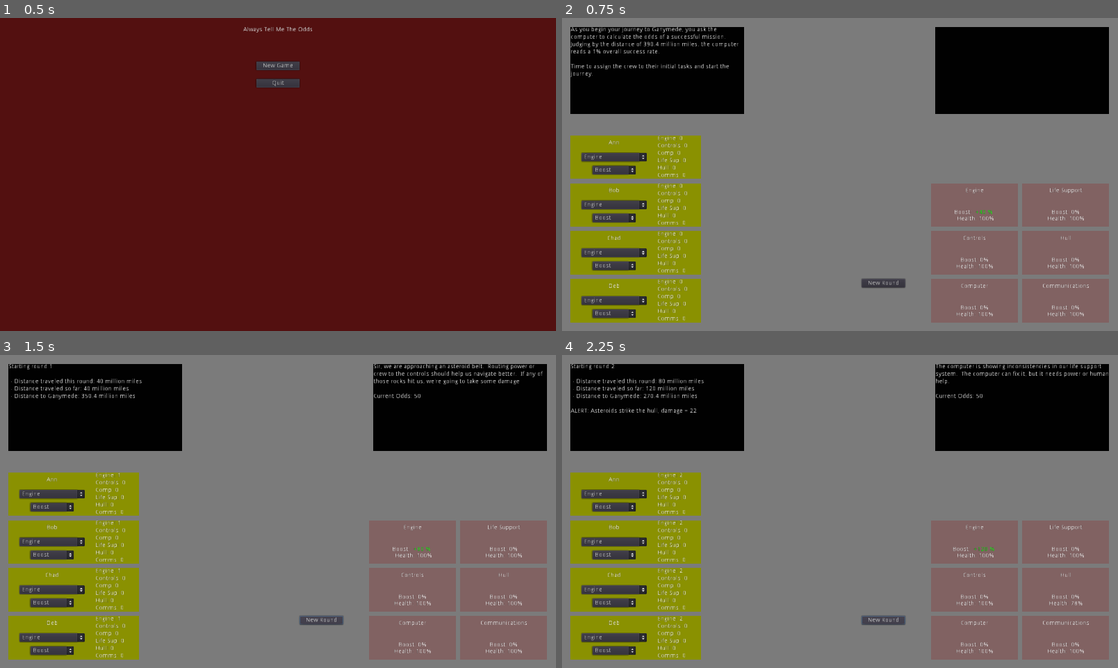
Above: before the commit, frames 1-4 (two rows, left to right).
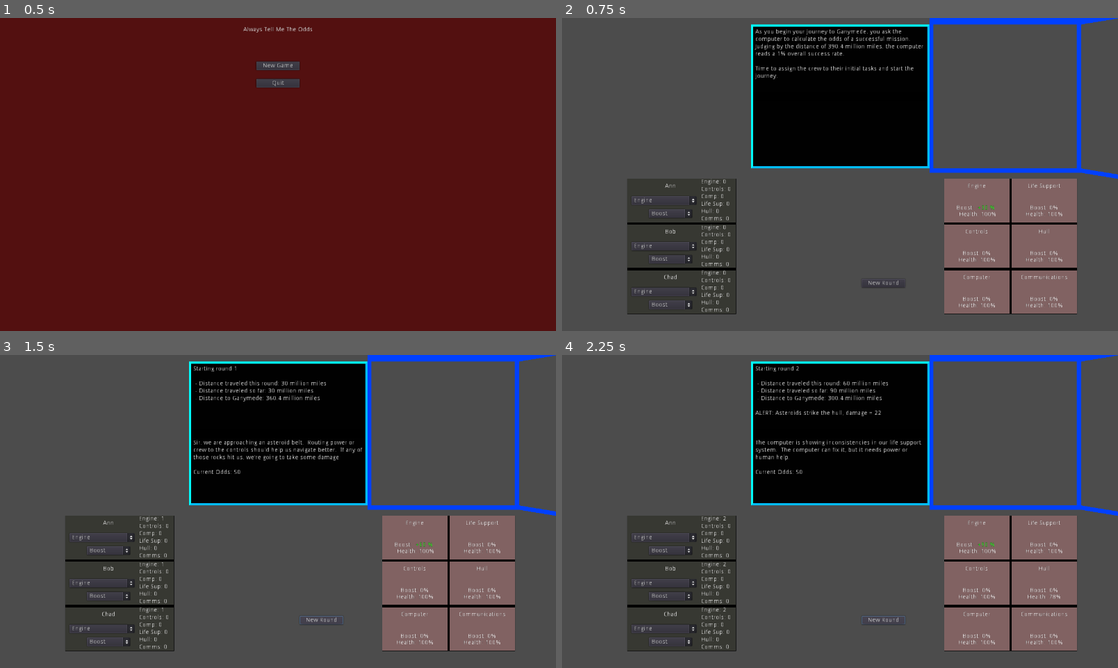
Above: after the commit, the same moments.

Repository: cparlette/alwaystellmetheodds
Game: Godot game, scene res://MainMenu.tscn
Two runs of this game, one before a commit and one after it. Both use one fixed random seed, a clock stepped at 60 frames per second and the inputs below.
Inputs:
- Up to frame 1 (0.5 s): no input
- Up to frame 2 (0.75 s): click "New Game" at 0.5 s
- Up to frame 3 (1.5 s): click "New Round" at 1.25 s
- Up to frame 4 (2.25 s): click "New Round" at 2 s

Frame 1 is identical in both runs. In frame 2, 89% of the frame differs, in the area x 0-100%, y 0-100%; in frame 3, 89%; in frame 4, 89%.

Commit message:
Centered output in UI, removed fourth crew for size reasons

Diff:
--- a/Crew.tscn
+++ b/Crew.tscn
@@ -3,7 +3,7 @@
 [ext_resource path="res://Crew.gd" type="Script" id=1]
 
 [node name="Crew" type="Control"]
-margin_right = 300.0
+margin_right = 250.0
 margin_bottom = 100.0
 script = ExtResource( 1 )
 __meta__ = {
@@ -13,7 +13,7 @@
 [node name="CrewBG" type="ColorRect" parent="."]
 anchor_right = 1.0
 anchor_bottom = 1.0
-color = Color( 0.545098, 0.572549, 0.00784314, 1 )
+color = Color( 0.219608, 0.223529, 0.2, 1 )
 __meta__ = {
 "_edit_use_anchors_": false
 }
@@ -27,9 +27,9 @@
 align = 1
 
 [node name="ModuleOption" type="OptionButton" parent="."]
-margin_left = 25.0
+margin_left = 10.0
 margin_top = 40.0
-margin_right = 175.0
+margin_right = 160.0
 margin_bottom = 60.0
 text = "Engine"
 items = [ "Engine", null, false, 0, null, "Controls", null, false, 1, null, "Computer", null, false, 2, null, "Life Support", null, false, 3, null, "Hull", null, false, 4, null, "Communications", null, false, 5, null ]
@@ -48,14 +48,14 @@
 selected = 0
 
 [node name="XPLevel" type="Label" parent="."]
-margin_left = 200.0
-margin_right = 300.0
+margin_left = 170.0
+margin_right = 240.0
 margin_bottom = 100.0
-text = "0: 0
-1: 0
-2: 0
-3: 0
-4: 0
-5: 0"
+text = "Engine: 0
+Controls: 0
+Comp: 0
+Life Sup: 0
+Hull: 0
+Comms: 0"
 [connection signal="item_selected" from="ModuleOption" to="." method="_on_ModuleOption_item_selected"]
 [connection signal="item_selected" from="TaskOption" to="." method="_on_TaskOption_item_selected"]
--- a/Game.tscn
+++ b/Game.tscn
@@ -1,25 +1,22 @@
-[gd_scene load_steps=4 format=2]
+[gd_scene load_steps=5 format=2]
 
 [ext_resource path="res://Game.gd" type="Script" id=1]
 [ext_resource path="res://Module.tscn" type="PackedScene" id=2]
+[ext_resource path="res://graphics/background-v2.png" type="Texture" id=3]
 [ext_resource path="res://Crew.tscn" type="PackedScene" id=4]
 
 [node name="Game" type="Node2D"]
 script = ExtResource( 1 )
 
-[node name="Background" type="ColorRect" parent="."]
-margin_right = 1280.0
-margin_bottom = 720.0
-color = Color( 0.486275, 0.486275, 0.486275, 1 )
-__meta__ = {
-"_edit_use_anchors_": false
-}
+[node name="Background" type="Sprite" parent="."]
+texture = ExtResource( 3 )
+centered = false
 
 [node name="Modules" type="Control" parent="."]
-margin_left = 850.0
-margin_top = 380.0
-margin_right = 1260.0
-margin_bottom = 700.0
+margin_left = 880.0
+margin_top = 370.0
+margin_right = 1185.0
+margin_bottom = 680.0
 __meta__ = {
 "_edit_use_anchors_": false
 }
@@ -27,64 +24,58 @@
 [node name="Engine" parent="Modules" instance=ExtResource( 2 )]
 
 [node name="Controls" parent="Modules" instance=ExtResource( 2 )]
-margin_top = 110.0
-margin_bottom = 210.0
+margin_top = 105.0
+margin_bottom = 205.0
 type = 1
 
 [node name="Computer" parent="Modules" instance=ExtResource( 2 )]
-margin_top = 220.0
-margin_bottom = 320.0
+margin_top = 210.0
+margin_bottom = 310.0
 type = 2
 
 [node name="Life Support" parent="Modules" instance=ExtResource( 2 )]
-margin_left = 210.0
-margin_right = 410.0
+margin_left = 155.0
+margin_right = 305.0
 type = 3
 
 [node name="Hull" parent="Modules" instance=ExtResource( 2 )]
-margin_left = 210.0
-margin_top = 110.0
-margin_right = 410.0
-margin_bottom = 210.0
+margin_left = 155.0
+margin_top = 105.0
+margin_right = 305.0
+margin_bottom = 205.0
 type = 4
 
 [node name="Communications" parent="Modules" instance=ExtResource( 2 )]
-margin_left = 210.0
-margin_top = 220.0
-margin_right = 410.0
-margin_bottom = 320.0
+margin_left = 155.0
+margin_top = 210.0
+margin_right = 305.0
+margin_bottom = 310.0
 type = 5
 
 [node name="Crew" type="Control" parent="."]
-margin_left = 20.0
-margin_top = 270.0
-margin_right = 320.0
-margin_bottom = 700.0
-rect_min_size = Vector2( 300, 210 )
+margin_left = 150.0
+margin_top = 370.0
+margin_right = 400.0
+margin_bottom = 680.0
+rect_min_size = Vector2( 250, 210 )
 __meta__ = {
 "_edit_use_anchors_": false
 }
 
 [node name="Ann" parent="Crew" instance=ExtResource( 4 )]
-rect_min_size = Vector2( 300, 100 )
+rect_min_size = Vector2( 250, 100 )
 
 [node name="Bob" parent="Crew" instance=ExtResource( 4 )]
-margin_top = 110.0
-margin_bottom = 210.0
-rect_min_size = Vector2( 300, 100 )
+margin_top = 105.0
+margin_bottom = 205.0
+rect_min_size = Vector2( 250, 100 )
 crewNameInput = 1
 
 [node name="Chad" parent="Crew" instance=ExtResource( 4 )]
-margin_top = 220.0
-margin_bottom = 320.0
-rect_min_size = Vector2( 300, 100 )
+margin_top = 210.0
+margin_bottom = 310.0
+rect_min_size = Vector2( 250, 100 )
 crewNameInput = 2
-
-[node name="Deb" parent="Crew" instance=ExtResource( 4 )]
-margin_top = 330.0
-margin_bottom = 430.0
-rect_min_size = Vector2( 300, 100 )
-crewNameInput = 3
 
 [node name="NewRoundButton" type="Button" parent="."]
 margin_left = 690.0
@@ -97,10 +88,10 @@
 }
 
 [node name="NewRoundOutput" type="Control" parent="."]
-margin_left = 20.0
+margin_left = 440.0
 margin_top = 20.0
-margin_right = 420.0
-margin_bottom = 220.0
+margin_right = 840.0
+margin_bottom = 170.0
 __meta__ = {
 "_edit_use_anchors_": false
 }
@@ -116,16 +107,20 @@
 [node name="OutputText" type="Label" parent="NewRoundOutput"]
 anchor_right = 1.0
 anchor_bottom = 1.0
+margin_left = 5.0
+margin_top = 5.0
+margin_right = -5.0
+margin_bottom = -5.0
 autowrap = true
 __meta__ = {
 "_edit_use_anchors_": false
 }
 
 [node name="EventOutput" type="Control" parent="."]
-margin_left = 860.0
-margin_top = 20.0
-margin_right = 1260.0
-margin_bottom = 220.0
+margin_left = 440.0
+margin_top = 190.0
+margin_right = 840.0
+margin_bottom = 340.0
 __meta__ = {
 "_edit_use_anchors_": false
 }
@@ -141,6 +136,10 @@
 [node name="OutputText" type="Label" parent="EventOutput"]
 anchor_right = 1.0
 anchor_bottom = 1.0
+margin_left = 5.0
+margin_top = 5.0
+margin_right = -5.0
+margin_bottom = -5.0
 autowrap = true
 __meta__ = {
 "_edit_use_anchors_": false
--- a/Module.tscn
+++ b/Module.tscn
@@ -3,7 +3,7 @@
 [ext_resource path="res://Module.gd" type="Script" id=1]
 
 [node name="Module" type="Control"]
-margin_right = 200.0
+margin_right = 150.0
 margin_bottom = 100.0
 script = ExtResource( 1 )
 __meta__ = {
@@ -19,9 +19,8 @@
 }
 
 [node name="NameLabel" type="Label" parent="."]
-margin_left = 25.0
 margin_top = 10.0
-margin_right = 175.0
+margin_right = 150.0
 margin_bottom = 24.0
 text = "Module"
 align = 1
@@ -30,9 +29,8 @@
 }
 
 [node name="PercentLabel" type="RichTextLabel" parent="."]
-margin_left = 25.0
 margin_top = 60.0
-margin_right = 175.0
+margin_right = 150.0
 margin_bottom = 88.0
 bbcode_enabled = true
 bbcode_text = "Boost: 0%
Binary file added: graphics/background-v1.png
Not shown, added: graphics/background-v1.png.import
Binary file added: graphics/background-v2.png
Not shown, added: graphics/background-v2.png.import
